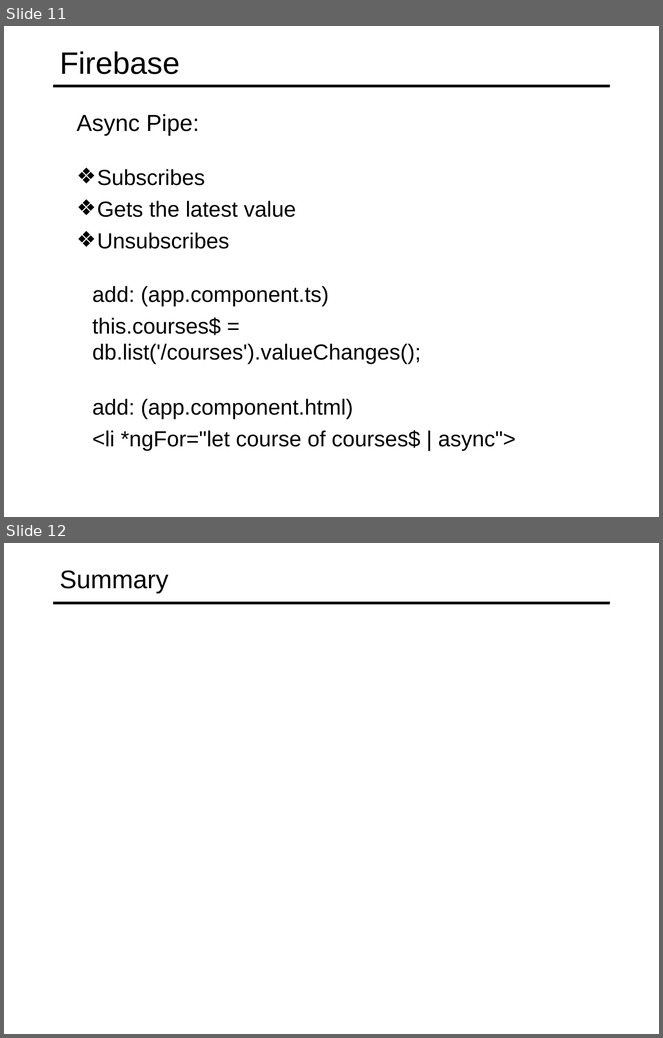
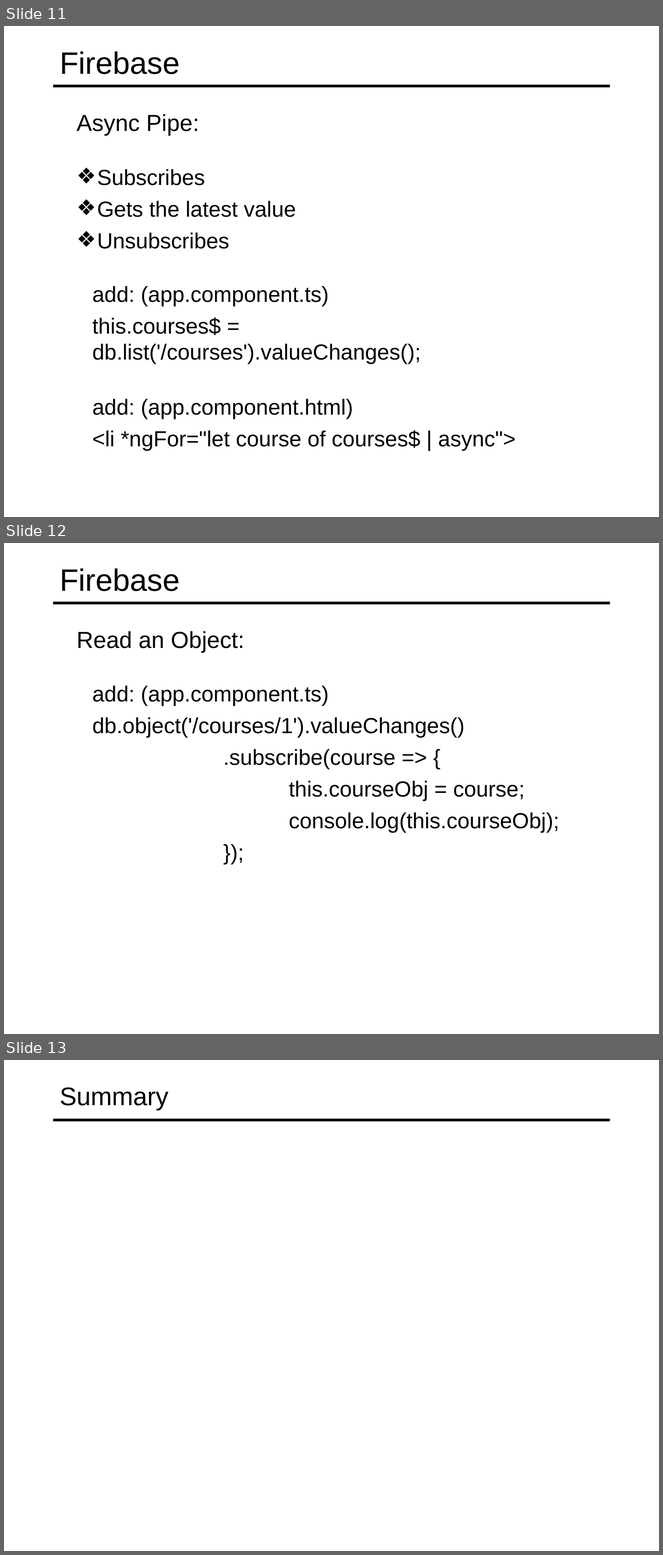
Before and after one commit to specter01wj/Jago_Link_Training, a slide deck: Angular/Angular7/Angular Advanced Course/Essentials/11.Building Real-time Server-less Apps with Firebase/L11_Building Real-time Server-less Apps with Firebase.ppt. Shown one above the other, each under a label of ours: slides 11 and 12 before the commit, slides 11, 12 and 13 after it. The pictures are 663x1038 and 663x1555 pixels, drawn with LibreOffice and Linux fonts; fonts in the diff are those of the drawing. Boxes give left, top, right and bottom in pixels: in the first picture for what was removed or moved away, otherwise in the second. Text is boxed around its words. In the diff, an @@ line names an element or a change of style, - is before the commit and + after.

Commit message:
10/15/2019 v1

```diff
--- a/Angular/Angular7/Angular Advanced Course/Essentials/11.Building Real-time Server-less Apps with Firebase/L11_Building Real-time Server-less Apps with Firebase.ppt
+++ b/Angular/Angular7/Angular Advanced Course/Essentials/11.Building Real-time Server-less Apps with Firebase/L11_Building Real-time Server-less Apps with Firebase.ppt
@@ slide 12 added at [4,543,659,1034], background #FFFFFF; not listed: 1 template element that a slide beside it also shows @@
@@ title added at [60,568,180,591], 34 pt, text #000000 @@
+Firebase
@@ text added at [77,631,244,653], 25.5 pt, text #000000 @@
+  Read an Object:
@@ text added at [92,685,560,833], 24 pt, text #000000 @@
+  add: (app.component.ts)
+  db.object('/courses/1').valueChanges()
+  .subscribe(course => {
+  this.courseObj = course;
+  console.log(this.courseObj);
+  });
@@ what was slide 12 is now slide 13 @@
```
